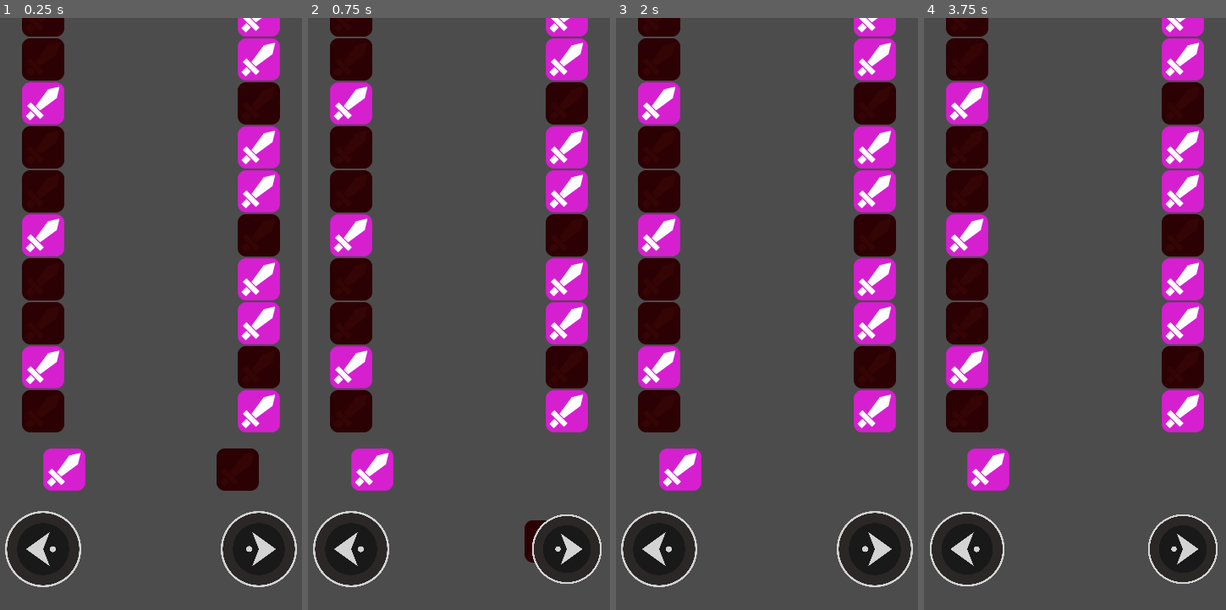
Above: before the commit, frames 1-4 (left to right).
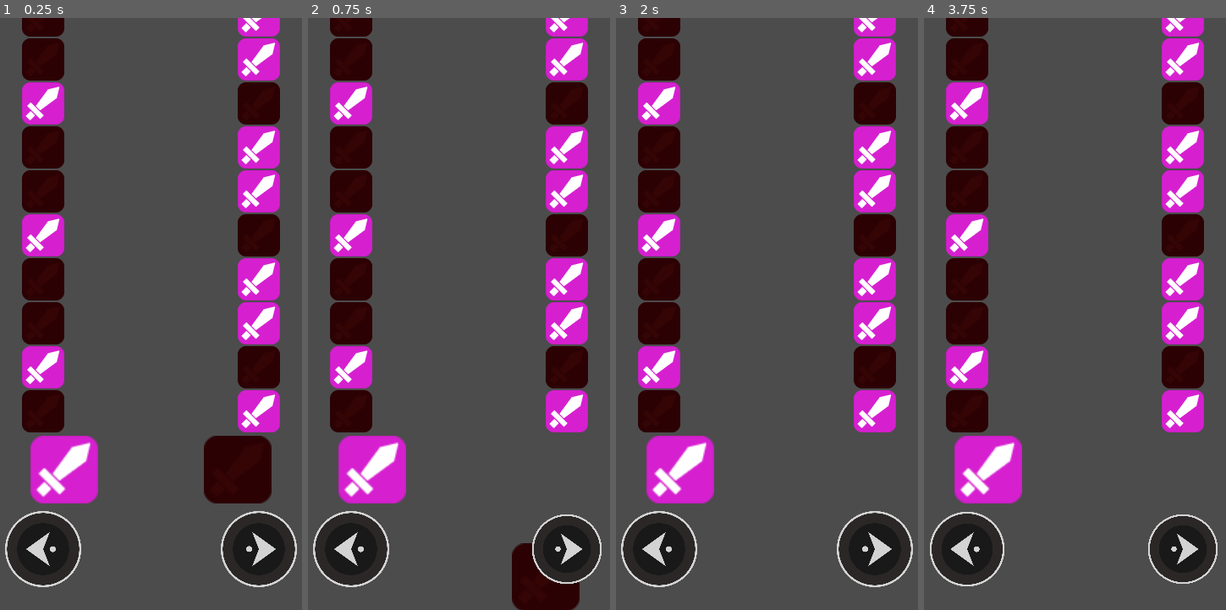
Above: after the commit, the same moments.

Repository: Raizu548/JAM-ChacoDevs
Game: Godot game, scene res://juego/nivel/Nivel.tscn
Two runs of this game, one before a commit and one after it. Both use one fixed random seed, a clock stepped at 60 frames per second and the inputs below. The project has no main scene, so this scene is started directly.
Inputs:
- Up to frame 1 (0.25 s): no input
- Up to frame 2 (0.75 s): tap Enter at 0.5 s; tap Right (flecha_der) at 0.6 s
- Up to frame 3 (2 s): tap Space at 1.25 s; hold Left (flecha_izq) from 1.28 s (still down); tap Right (flecha_der) at 1.35 s
- Up to frame 4 (3.75 s): tap Enter at 2, 3.5 s; release Left (flecha_izq) at 2.03 s; tap Right (flecha_der) at 2.1, 2.85, 3.6 s; tap Space at 2.75 s; hold Left (flecha_izq) from 3.53 s (still down)

The runs differ from the first frame. In frame 1, 3.4% of the frame differs, in the area x 10-90%, y 70-82%; in frame 2, 3.5%, in the area x 10-90%, y 70-100%; in frame 3, 1.9%; in frame 4, 1.9%.

Commit message:
Primer cuadro es grande
Ahora el primer cuadro es grande

Diff:
--- a/juego/cuadros/CuadroAccion.gd
+++ b/juego/cuadros/CuadroAccion.gd
@@ -25,3 +25,8 @@
 func crear(pos: Vector2, tipo_cuadro: String):
 	mi_pos = pos
 	tipo = tipo_cuadro
+
+
+func agrandar(tam: float) -> void:
+	scale.x = tam
+	scale.y = tam
--- a/juego/nivel/Nivel.gd
+++ b/juego/nivel/Nivel.gd
@@ -7,10 +7,10 @@
 onready var contPosIzq = $ConPosIzq
 onready var contPosDer = $ConPosDer
 onready var posFueraDer = $PositionFueraDer
-onready var tween = $TweenDer
+onready var posFueraIzq = $PositionFueraIzq
+onready var tween = $Tween
 
-var arregloIZq: Array
-
+var tamano = 1.6
 
 func _ready() -> void:
 	var posiciones = contPosIzq.get_child_count()
@@ -30,14 +30,18 @@
 		get_node("contenedorIzq").add_child(nuevo_cuadro_izq)
 		get_node("contenedorDer").add_child(nuevo_cuadro_der)
 
+	agrandar_objeto(get_node("contenedorDer").get_child(0), tamano)
+	agrandar_objeto(get_node("contenedorIzq").get_child(0), tamano)
+
 
 func _process(delta: float) -> void:
 	if Input.is_action_just_pressed("flecha_der"):
 		botonDer.esPresionado()
 		var objeto: CuadroAccion = get_node("contenedorDer").get_child(0)
 		print(objeto.get_tipo())
+		print(objeto)
 		tween.interpolate_property(objeto,"position",objeto.global_position,posFueraDer.global_position,
-		0.3, Tween.TRANS_LINEAR,Tween.EASE_IN_OUT)
+		0.2, Tween.TRANS_LINEAR,Tween.EASE_IN_OUT)
 		tween.start()
 
 	elif Input.is_action_just_pressed("flecha_izq"):
@@ -52,3 +56,8 @@
 		return "espada"
 	else:
 		return "bomba"
+
+
+func agrandar_objeto(objeto: CuadroAccion, tamano) -> void:
+	print(objeto)
+	objeto.agrandar(tamano)
--- a/juego/nivel/Nivel.tscn
+++ b/juego/nivel/Nivel.tscn
@@ -99,4 +99,7 @@
 [node name="PositionFueraDer" type="Position2D" parent="."]
 position = Vector2( 315, 752 )
 
-[node name="TweenDer" type="Tween" parent="."]
+[node name="PositionFueraIzq" type="Position2D" parent="."]
+position = Vector2( 110, 752 )
+
+[node name="Tween" type="Tween" parent="."]
